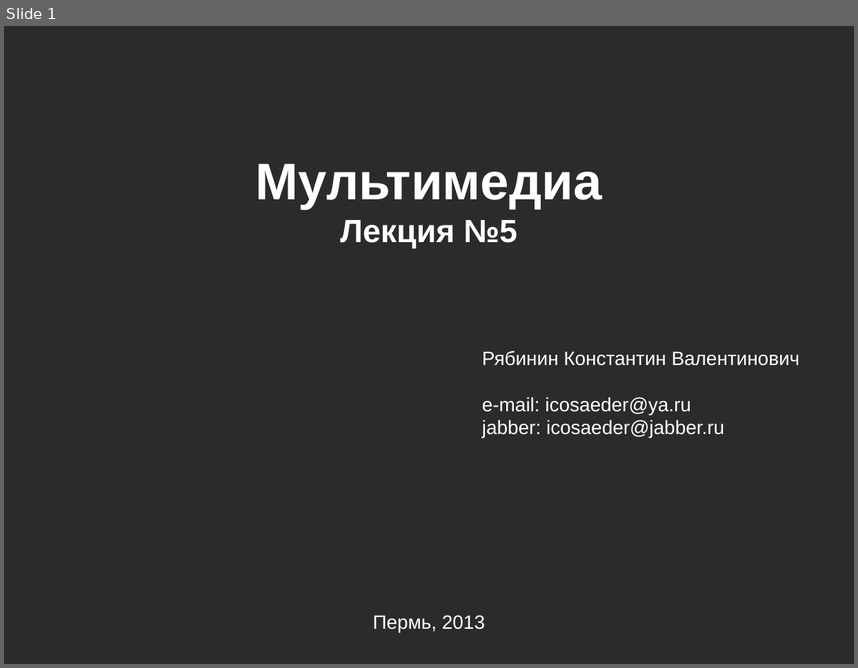
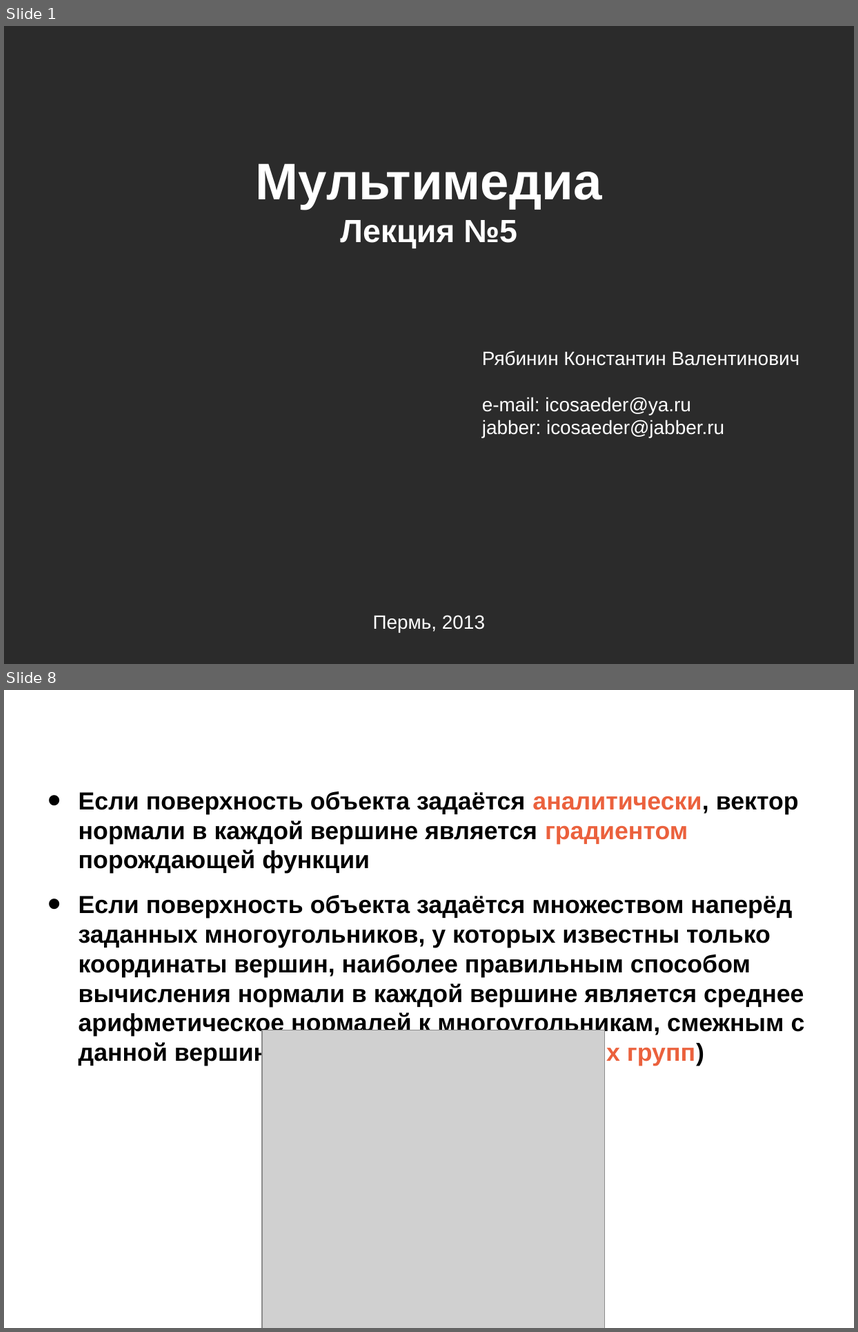
Before and after one commit to icosaeder/cg-lect, a slide deck: Лекции/Лекция 5/Лекция №5.odp. Shown one above the other, each under a label of ours: slide 1 before the commit, slides 1 and 8 after it; the slides between them are not shown. The pictures are 858x668 and 858x1332 pixels, drawn with LibreOffice and Linux fonts; fonts in the diff are those of the drawing; grey boxes stand for pictures; background and template pictures are left out; a plain dark background stands for a picture behind light text. Boxes give left, top, right and bottom in pixels: in the first picture for what was removed or moved away, otherwise in the second. Text is boxed around its words. In the diff, an @@ line names an element or a change of style, - is before the commit and + after.

```diff
--- a/Лекции/Лекция 5/Лекция №5.odp
+++ b/Лекции/Лекция 5/Лекция №5.odp
@@ slide 8 added at [4, 690, 854, 1328], background picture (left out) @@
@@ page number added at [749, 712, 854, 814], 26 pt, text #FFFFFF, bold @@
+8 / 11
@@ text added at [79, 791, 805, 1065], 23 pt, text #000000, bold @@
+• Если поверхность объекта задаётся аналитически, вектор нормали в каждой вершине является градиентом порождающей функции
+• Если поверхность объекта задаётся множеством наперёд заданных многоугольников, у которых известны только координаты вершин, наиболее правильным способом вычисления нормали в каждой вершине является среднее арифметическое нормалей к многоугольникам, смежным с данной вершиной (алгоритм сглаживающих групп)
@@ text added at [79, 825, 418, 844], 36 pt, text #FFFFFF, bold @@
+Вычисление нормали в вершине
@@ picture added at [263, 1030, 605, 1328] @@
```
Also in this commit, not shown: 9 other slides added, 8 slides removed, 8 other files.
